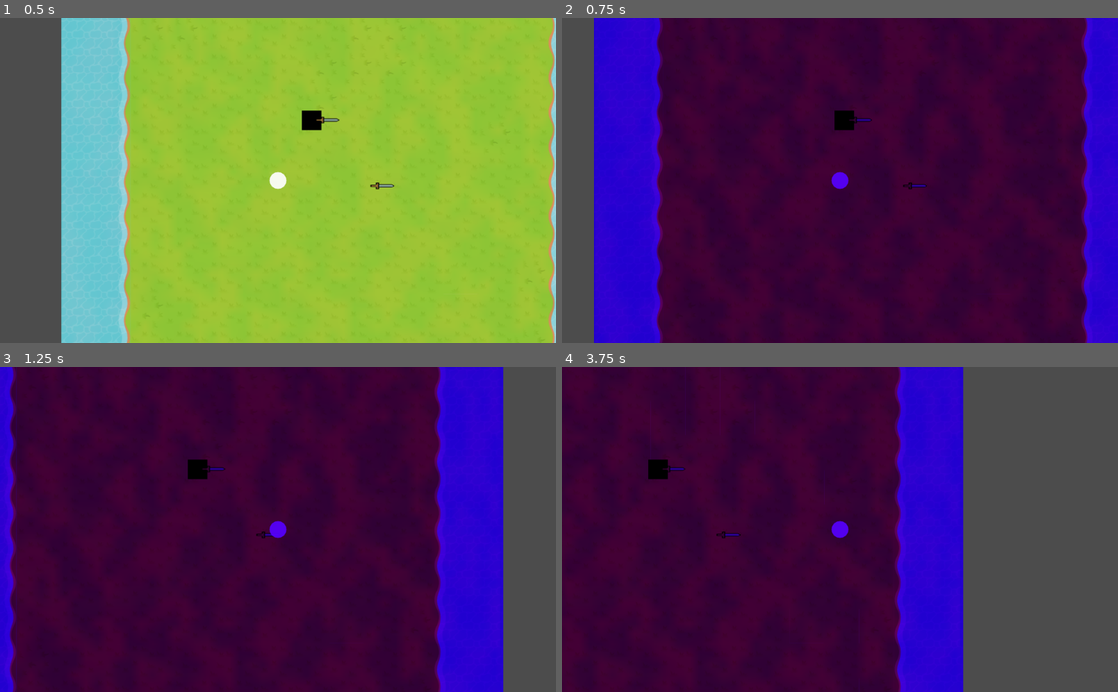
Above: before the commit, frames 1-4 (two rows, left to right).
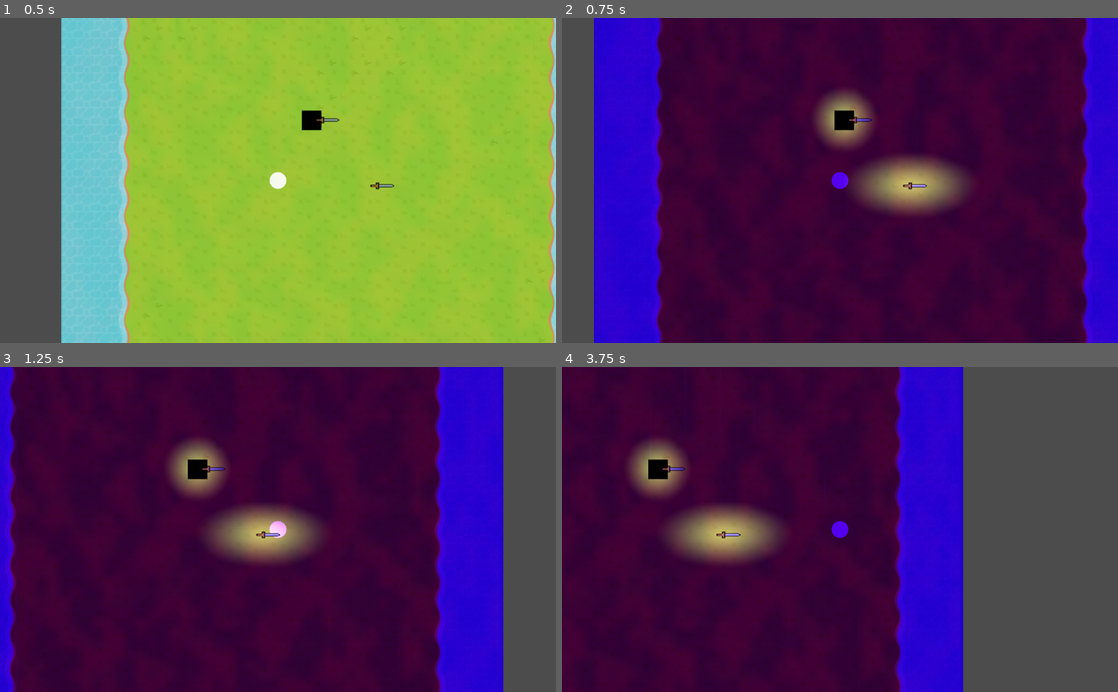
Above: after the commit, the same moments.

Repository: Abeardevil/half-dead-prince
Game: Godot game, scene res://src/levels/Level.tscn
The game is run twice, just before and just after one commit, with the same random seed, the same clock (stepped at 60 frames per second) and the same inputs.
Inputs (mouse positions are in pixels of both pictures, inside the frame that each line leads up to):
- Up to frame 1 (0.5 s): no input
- Up to frame 2 (0.75 s): tap Enter at 0.5 s; move the mouse to (962, 164) at 0.52 s; hold D (move_right) from 0.53 s (still down); tap Space (swap_realms) at 0.6 s
- Up to frame 3 (1.25 s): keep holding D (move_right)
- Up to frame 4 (3.75 s): move the mouse to (728, 545) at 1.27 s; release D (move_right) at 1.28 s; hold S (move_down) 1.28-2.03 s; tap Q (drop) at 1.35 s; tap Space (swap_realms) at 1.55, 2.3, 2.85, 3.6 s; move the mouse to (895, 458) at 2.02 s; hold D (move_right) 2.03-2.78 s; tap E (equip) at 2.1 s; move the mouse to (812, 594) at 2.77 s; hold W (move_up) 2.78-3.53 s; move the mouse to (1006, 578) at 3.52 s; hold A (move_left) from 3.53 s (still down)

Frame 1 is identical in both runs. In frame 2, 4.2% of the frame differs, in the area x 45-74%, y 22-61%; in frame 3, 4.2%, in the area x 30-58%, y 22-61%; in frame 4, 4.2%.

Commit message:
Implement Realm Indicator on the entities

Diff:
--- a/project.godot
+++ b/project.godot
@@ -14,6 +14,16 @@
 "language": "GDScript",
 "path": "res://src/actors/Actor.gd"
 }, {
+"base": "Node",
+"class": "Entity",
+"language": "GDScript",
+"path": "res://src/Entity.gd"
+}, {
+"base": "Node2D",
+"class": "Realm_Indicator",
+"language": "GDScript",
+"path": "res://src/lights/Realm_Indicator.gd"
+}, {
 "base": "Area2D",
 "class": "Weapon",
 "language": "GDScript",
@@ -21,6 +31,8 @@
 } ]
 _global_script_class_icons={
 "Actor": "",
+"Entity": "",
+"Realm_Indicator": "",
 "Weapon": ""
 }
 
--- /dev/null
+++ b/src/Entity.gd
@@ -0,0 +1,29 @@
+extends Node
+
+class_name Entity
+
+export var in_living_realm = true
+
+var realm_indicator
+var realm_indicator_scene : PackedScene = load('res://src/lights/Realm_Indicator.tscn')
+
+# Called every frame. 'delta' is the elapsed time since the previous frame.
+#func _process(delta):
+#	pass
+
+func add_indicator():
+	realm_indicator = realm_indicator_scene.instance()
+	add_child(realm_indicator)
+
+	if !in_living_realm:
+		realm_indicator.set_spirit_glow_vis(true)
+
+	if is_instance_valid(get_parent()):
+		get_parent().connect('shift_toggle', $'.', _toggle_indicator())
+
+
+func _toggle_indicator():
+	if in_living_realm:
+		realm_indicator.toggleLivingGlow()
+	else:
+		realm_indicator.toggleSpiritGlow()
--- /dev/null
+++ b/src/Entity.tscn
@@ -0,0 +1,9 @@
+[gd_scene load_steps=3 format=2]
+
+[ext_resource path="res://src/Entity.gd" type="Script" id=1]
+[ext_resource path="res://src/lights/Realm_Indicator.tscn" type="PackedScene" id=2]
+
+[node name="Entity_Node" type="Node2D"]
+script = ExtResource( 1 )
+
+[node name="Realm_Indicator" parent="." instance=ExtResource( 2 )]
--- a/src/actors/Actor.gd
+++ b/src/actors/Actor.gd
@@ -1,4 +1,4 @@
- extends KinematicBody2D
+extends KinematicBody2D
 
 class_name Actor
 
@@ -6,7 +6,12 @@
 export var friction := 800
 export var equipped_weapon : PackedScene
 export var arm_length := 0
+export var in_living_realm = true
+export var has_indicator = true
 
+var realm_indicator : Realm_Indicator
+var realm_indicator_scene : PackedScene = load('res://src/lights/Realm_Indicator.tscn')
+var is_glowing = false
 var _velocity := Vector2.ZERO
 var _direction := Vector2.ZERO
 var face_angle : float = 0
@@ -15,6 +20,8 @@
 
 # Called when the node enters the scene tree for the first time.
 func _ready():
+	if has_indicator:
+		add_indicator()
 	if equipped_weapon != null && equipped_weapon.can_instance():
 		pick_up_weapon(equipped_weapon.instance())
 
@@ -22,6 +29,29 @@
 func _process(delta):
 	calculate_weapon_position()
 	pass
+
+func add_indicator():
+	realm_indicator = realm_indicator_scene.instance()
+	add_child(realm_indicator)
+
+	if !in_living_realm:
+		_toggle_indicator()
+
+	if is_instance_valid(get_parent()):
+		get_parent().connect('shift_toggle', $'.', "_toggle_indicator")
+
+func _toggle_indicator():
+	is_glowing = !is_glowing
+	if(is_glowing):
+		if in_living_realm:
+			realm_indicator.set_living_glow_vis(true)
+		else:
+			realm_indicator.set_spirit_glow_vis(true)
+	else:
+		if in_living_realm:
+			realm_indicator.set_living_glow_vis(false)
+		else:
+			realm_indicator.set_spirit_glow_vis(false)
 
 func get_velocity() -> Vector2:
 	return _velocity
--- a/src/actors/Black_Square.tscn
+++ b/src/actors/Black_Square.tscn
@@ -2,6 +2,11 @@
 
 [ext_resource path="res://src/actors/Black_Square.gd" type="Script" id=1]
 [ext_resource path="res://assets/light.png" type="Texture" id=2]
+
+
+
+
+
 
 [sub_resource type="RectangleShape2D" id=1]
 extents = Vector2( 18, 18 )
--- a/src/actors/Player.gd
+++ b/src/actors/Player.gd
@@ -4,6 +4,12 @@
 export var boost_percent = 300 #amount as percentage
 
 var use_boost := false
+
+signal player_shifting
+
+func _ready():
+	var level := get_parent()
+	$".".connect("player_shifting", level, "do_shift")
 
 func _physics_process(delta):
 	_direction = calculate_direction()
@@ -17,10 +23,11 @@
 	var delta_y = pos.y - mousepos.y
 
 	face_angle = atan2(delta_y, delta_x) * -1
-
 	if Input.is_action_just_pressed("swap_realms"):
 		$SpeedTimer.start(boost_time)
 		use_boost = true
+		in_living_realm = !in_living_realm
+		emit_signal("player_shifting")
 
 	if Input.is_action_just_pressed("equip"):
 		pick_up_weapon(reachable_weapon)
--- a/src/actors/Player.tscn
+++ b/src/actors/Player.tscn
@@ -14,9 +14,13 @@
 ]]
 collision_mask = 14
 script = ExtResource( 1 )
+__meta__ = {
+"_edit_group_": true,
+"_edit_lock_": true
+}
+has_indicator = false
 
 [node name="blackdot" type="Sprite" parent="."]
-z_index = 1
 texture = ExtResource( 2 )
 
 [node name="SpiritRealmGlow" type="Light2D" parent="."]
--- /dev/null
+++ b/src/levels/Abstract_Level.gd
@@ -0,0 +1,21 @@
+extends TileMap
+
+
+signal shift_toggle
+
+# Declare member variables here. Examples:
+# var a = 2
+# var b = "text"
+
+
+# Called when the node enters the scene tree for the first time.
+func _ready():
+	pass # Replace with function body.
+
+func do_shift():
+	emit_signal("shift_toggle")
+	if is_instance_valid($'Realm_Filter'):
+		$'Realm_Filter'.visible = !$'Realm_Filter'.visible
+# Called every frame. 'delta' is the elapsed time since the previous frame.
+#func _process(delta):
+#	pass
--- a/src/levels/Level.tscn
+++ b/src/levels/Level.tscn
@@ -3,8 +3,8 @@
 [ext_resource path="res://src/levels/Level.tres" type="TileSet" id=1]
 [ext_resource path="res://src/actors/Player.tscn" type="PackedScene" id=2]
 [ext_resource path="res://src/actors/Black_Square.tscn" type="PackedScene" id=3]
-[ext_resource path="res://src/levels/realm_filter.gd" type="Script" id=4]
 [ext_resource path="res://src/weapons/Sword.tscn" type="PackedScene" id=5]
+[ext_resource path="res://src/levels/World.gd" type="Script" id=6]
 
 [sub_resource type="OpenSimplexNoise" id=1]
 seed = 24
@@ -19,30 +19,34 @@
 
 [node name="Level" type="Node"]
 
-[node name="TileMap" type="TileMap" parent="."]
+[node name="World" type="TileMap" parent="."]
 light_mask = 513
 tile_set = ExtResource( 1 )
 collision_layer = 8
 collision_mask = 3
 format = 1
 tile_data = PoolIntArray( 0, 3, 65547, 1, 3, 65547, 2, 3, 65547, 3, 3, 65547, 4, 3, 65547, 5, 3, 65547, 6, 3, 65547, 7, …(4251 unchanged characters)…
+script = ExtResource( 6 )
+__meta__ = {
+"_edit_lock_": true
+}
 
-[node name="Player" parent="TileMap" instance=ExtResource( 2 )]
+[node name="Player" parent="World" instance=ExtResource( 2 )]
 position = Vector2( 399.242, 430.081 )
 speed = 12500.0
 arm_length = 20
 boost_time = 3
 boost_percent = 150
 
-[node name="Square Enemy" parent="TileMap" instance=ExtResource( 3 )]
+[node name="Square Enemy" parent="World" instance=ExtResource( 3 )]
 position = Vector2( 461.419, 318.59 )
 equipped_weapon = ExtResource( 5 )
 arm_length = 22
 
-[node name="Sword" parent="TileMap" instance=ExtResource( 5 )]
+[node name="Sword" parent="World" instance=ExtResource( 5 )]
 position = Vector2( 584.726, 440.168 )
 
-[node name="Light2D" type="Light2D" parent="TileMap"]
+[node name="Light2D" type="Light2D" parent="World"]
 position = Vector2( 510.077, 480.104 )
 scale = Vector2( 3.60284, 3.37589 )
 texture = SubResource( 2 )
@@ -50,9 +54,14 @@
 color = Color( 1, 0.0941176, 0.0941176, 0.14902 )
 range_height = 1.0
 range_item_cull_mask = 512
+__meta__ = {
+"_edit_lock_": true
+}
 
-[node name="Realm_Filter" type="CanvasModulate" parent="."]
+[node name="Realm_Filter" type="CanvasModulate" parent="World"]
 visible = false
 light_mask = -2147483648
 color = Color( 0.337255, 0, 1, 1 )
-script = ExtResource( 4 )
+__meta__ = {
+"_edit_lock_": true
+}
--- a/src/levels/realm_filter.gd
+++ b/src/levels/World.gd
@@ -1,16 +1,15 @@
-extends CanvasModulate
+extends "res://src/levels/Abstract_Level.gd"
+
 
 # Declare member variables here. Examples:
 # var a = 2
 # var b = "text"
+
 
 # Called when the node enters the scene tree for the first time.
 func _ready():
 	pass # Replace with function body.
 
 # Called every frame. 'delta' is the elapsed time since the previous frame.
-func _process(delta):
-	if Input.is_action_just_pressed("swap_realms"):
-		visible = !visible
-
-	pass
+#func _process(delta):
+#	pass
--- /dev/null
+++ b/src/lights/Realm_Indicator.gd
@@ -0,0 +1,31 @@
+extends Node2D
+
+
+# Declare member variables here. Examples:
+# var a = 2
+# var b = "text"
+
+class_name Realm_Indicator
+
+# Called when the node enters the scene tree for the first time.
+func _ready():
+	pass # Replace with function body.
+
+
+# Called every frame. 'delta' is the elapsed time since the previous frame.
+#func _process(delta):
+#	pass
+
+func set_spirit_glow_vis(value : bool):
+	$Spirit_Realm_Glow.visible = value
+
+func set_living_glow_vis(value : bool):
+	$Living_Realm_Glow.visible = value
+
+func toggle_spirit_glow() -> bool:
+	$Spirit_Realm_Glow.visible = !$Spirit_Realm_Glow.visible
+	return $Spirit_Realm_Glow.visible
+
+func toggle_living_glow() -> bool:
+	$Living_Realm_Glow.visible = !$Living_Realm_Glow.visible
+	return $Living_Realm_Glow.visible
--- /dev/null
+++ b/src/lights/Realm_Indicator.tscn
@@ -0,0 +1,20 @@
+[gd_scene load_steps=3 format=2]
+
+[ext_resource path="res://assets/Gradient_out.png" type="Texture" id=1]
+[ext_resource path="res://src/lights/Realm_Indicator.gd" type="Script" id=2]
+
+[node name="Realm_Indicator" type="Node2D"]
+script = ExtResource( 2 )
+__meta__ = {
+"_edit_group_": true,
+"_edit_lock_": true
+}
+
+[node name="Spirit_Realm_Glow" type="Light2D" parent="."]
+visible = false
+texture = ExtResource( 1 )
+color = Color( 0.337255, 0, 1, 1 )
+
+[node name="Living_Realm_Glow" type="Light2D" parent="."]
+visible = false
+texture = ExtResource( 1 )
--- a/src/weapons/Weapon.gd
+++ b/src/weapons/Weapon.gd
@@ -1,6 +1,13 @@
 extends Area2D
 
 class_name Weapon
+
+export var has_indicator = true
+export var in_living_realm = true
+
+var realm_indicator : Realm_Indicator
+var realm_indicator_scene : PackedScene = load('res://src/lights/Realm_Indicator.tscn')
+var is_glowing = false
 
 enum weaponTypes {SWORD, RANGED}
 enum weaponStates {IDLE, ATTACK}
@@ -17,11 +24,31 @@
 
 # Called when the node enters the scene tree for the first time.
 func _ready():
-	pass # Replace with function body.
+	if has_indicator:
+		add_indicator()
 
-# Called every frame. 'delta' is the elapsed time since the previous frame.
-#func _process(delta):
-#	pass
+func add_indicator():
+	realm_indicator = realm_indicator_scene.instance()
+	add_child(realm_indicator)
+
+	if !in_living_realm:
+		_toggle_indicator()
+
+	if is_instance_valid(get_parent()):
+		get_parent().connect('shift_toggle', $'.', "_toggle_indicator")
+
+func _toggle_indicator():
+	is_glowing = !is_glowing
+	if(is_glowing):
+		if in_living_realm:
+			realm_indicator.set_living_glow_vis(true)
+		else:
+			realm_indicator.set_spirit_glow_vis(true)
+	else:
+		if in_living_realm:
+			realm_indicator.set_living_glow_vis(false)
+		else:
+			realm_indicator.set_spirit_glow_vis(false)
 
 func _on_Weapon_body_entered(body):
 	if isHeld:
@@ -33,5 +60,5 @@
 	if isHeld:
 		pass
 	else:
-		if body.reachable_weapon.name == $'.'.name:
+		if is_instance_valid(body.reachable_weapon) && body.reachable_weapon.name == $'.'.name:
 			body.set_reachable_weapon(null)
